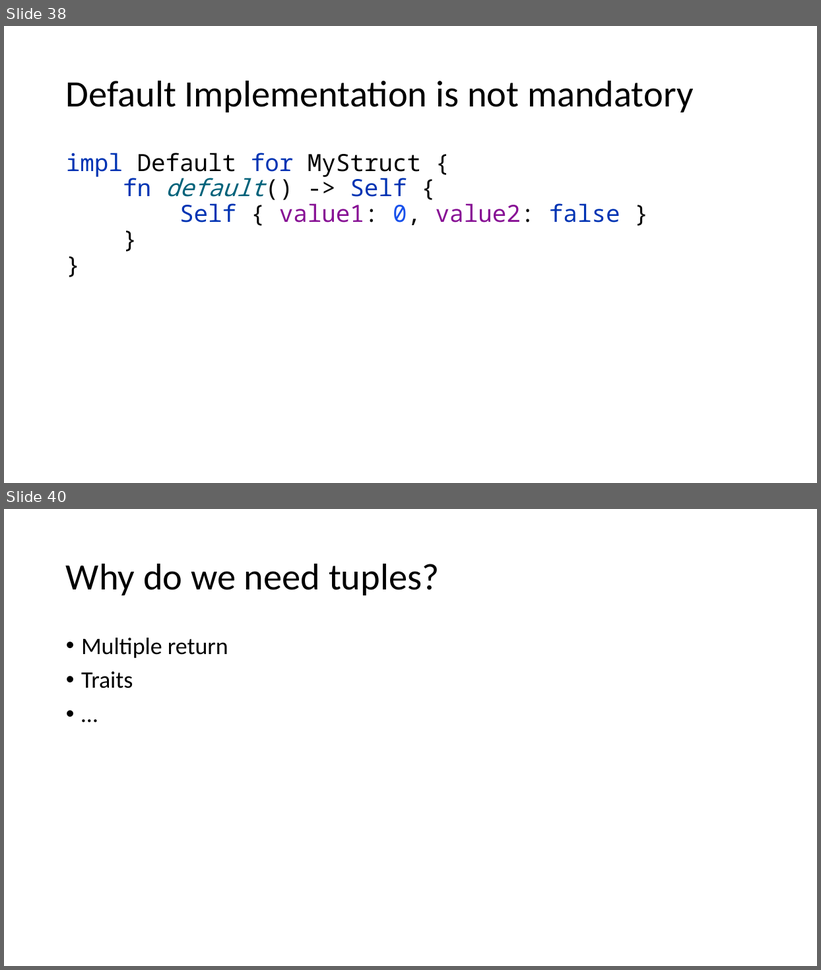
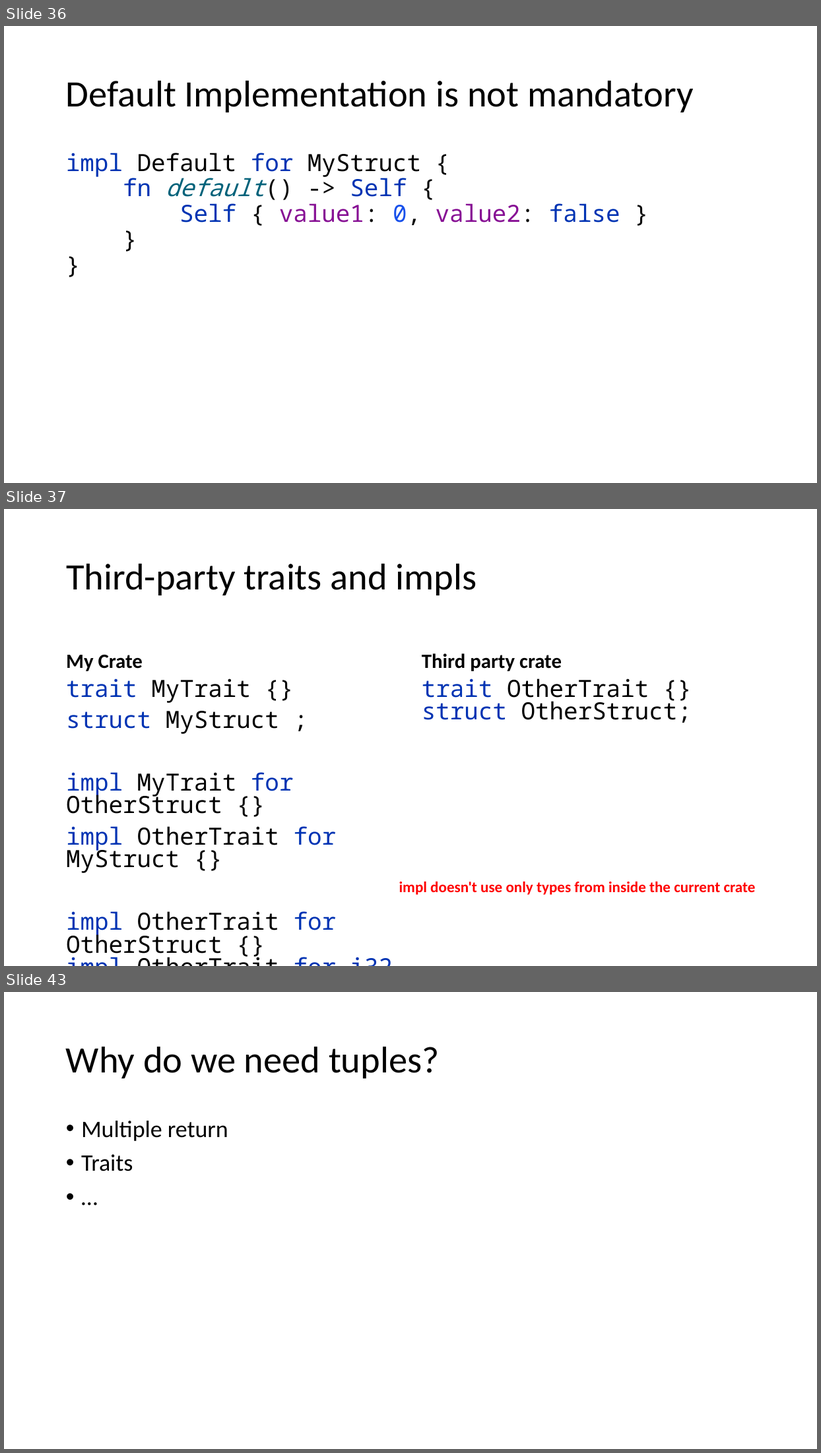
Before and after one commit to kugushev/course-rust-basics, a slide deck: pres/02-BuildingBlocks.pptx. Shown one above the other, each under a label of ours: slides 38 and 40 before the commit, slides 36, 37 and 43 after it; the slides between them are not shown. The pictures are 821x970 and 821x1453 pixels, drawn with LibreOffice and Linux fonts; fonts in the diff are those of the drawing. Boxes give left, top, right and bottom in pixels: in the first picture for what was removed or moved away, otherwise in the second. Text is boxed around its words. In the diff, an @@ line names an element or a change of style, - is before the commit and + after.

```diff
--- a/pres/02-BuildingBlocks.pptx
+++ b/pres/02-BuildingBlocks.pptx
@@ slide 37 added at <box>4,509,817,966</box>, background #FFFFFF @@
@@ rectangle added at <box>4,512,16,537</box>, fill #FFFFFF @@
@@ title added at <box>66,563,477,595</box>, 44 pt, text #000000 @@
+Third-party traits and impls
@@ text added at <box>66,654,143,671</box>, 24 pt, text #000000, bold @@
+My Crate
@@ text added at <box>422,654,562,671</box>, 24 pt, text #000000, bold @@
+Third party crate
@@ text added at <box>66,679,337,937</box>, 28 pt, text #000000 @@
+trait MyTrait {}
+struct MyStruct ;
+impl MyTrait for OtherStruct {}
+impl OtherTrait for MyStruct {}
+impl OtherTrait for OtherStruct {}
+impl OtherTrait for i32 {}
@@ text added at <box>422,679,692,723</box>, 28 pt, text #000000 @@
+trait OtherTrait {}
+struct OtherStruct;
@@ text added at <box>399,881,756,895</box>, 18 pt, text #FF0000, bold @@
+impl doesn't use only types from inside the current crate
@@ what was slide 38 is now slide 36 @@
@@ what was slide 40 is now slide 43 @@
```
Also in this commit, not shown: 9 slides changed, 11 other slides added, 3 slides removed, 2 other files.
